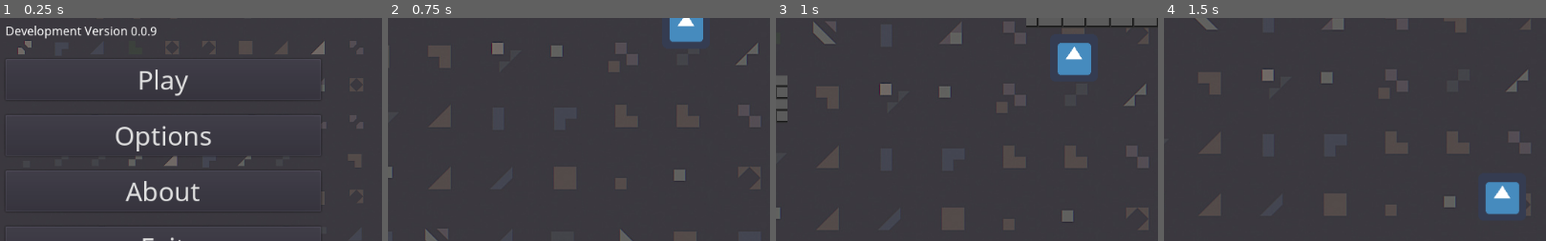
Above: before the commit, frames 1-4 (left to right).
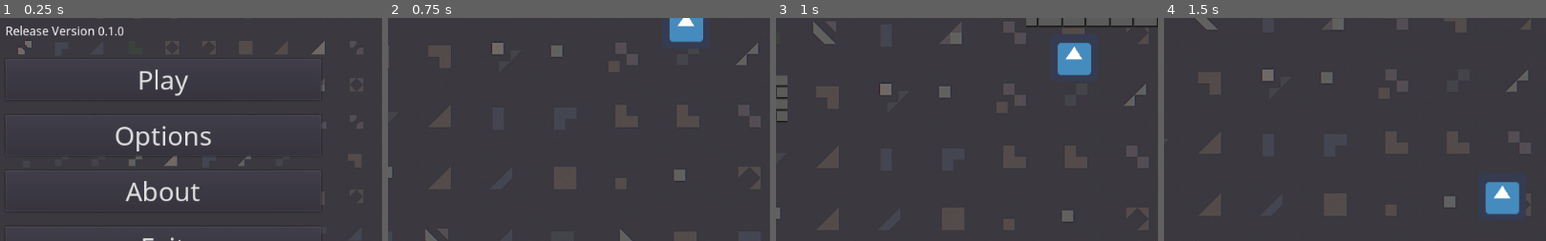
Above: after the commit, the same moments.

Repository: NuceSoftware/EnterTheGame
Game: Godot game, scene res://Scenes/titleScreen.tscn
The game is run twice, just before and just after one commit, with the same random seed, the same clock (stepped at 60 frames per second) and the same inputs. The engine's default icon, where the game draws it, is replaced by a stand-in: a white triangle on a blue panel in a dark square.
Inputs (mouse positions are % of the whole screen's width and height, from its top left):
- Up to frame 1 (0.25 s): no input
- Up to frame 2 (0.75 s): click "Play" at 0.5 s
- Up to frame 3 (1 s): no input
- Up to frame 4 (1.5 s): move the mouse to (72, 45) at 1.27 s; hold Right (ui_right) from 1.28 s (still down); hold Shift (sprint) from 1.28 s (still down)
The pictures show only the part of the screen within x 11-61%, y 27-77%; the shares and areas given below are measured in that part.

The runs differ from the first frame. In frame 1, 0.9% of the frame differs, in the area x 2-41%, y 3-10%; in frame 2, nothing differs; in frame 3, nothing differs; in frame 4, nothing differs.

Commit message:
Update version to 0.1.0

Diff:
--- a/Scenes/titleScreen.tscn
+++ b/Scenes/titleScreen.tscn
@@ -50,7 +50,7 @@
 margin_right = 423.0
 margin_bottom = 110.0
 custom_fonts/font = SubResource( 2 )
-text = "Development Version 0.0.9"
+text = "Release Version 0.1.0"
 __meta__ = {
 "_edit_use_anchors_": false
 }
